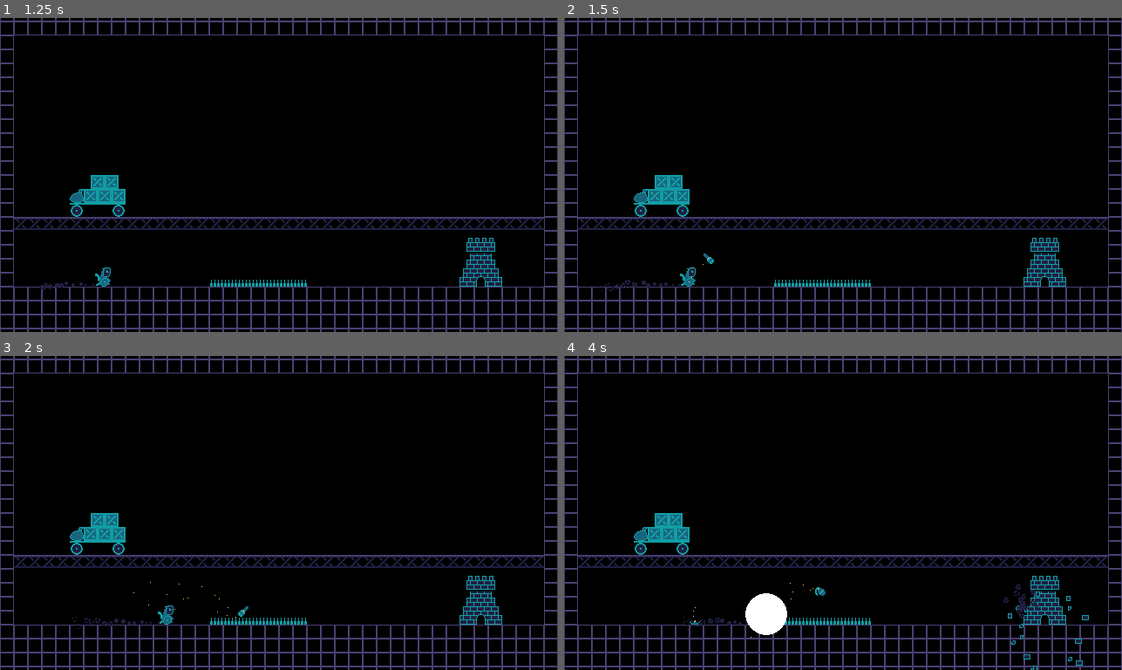
Above: before the commit, frames 1-4 (two rows, left to right).
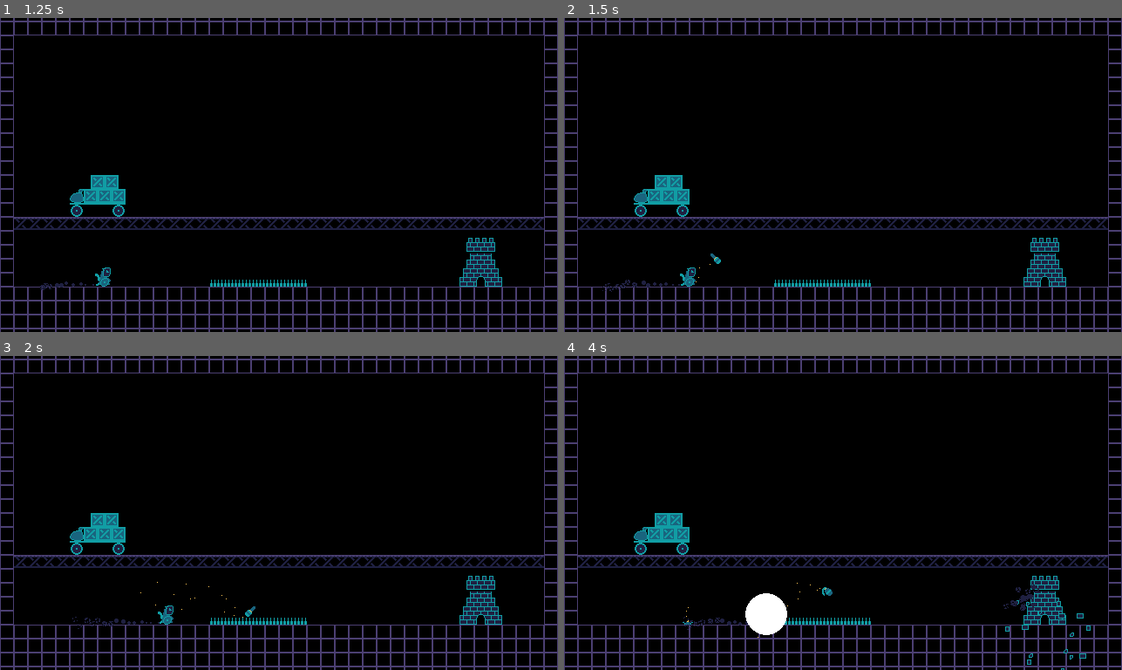
Above: after the commit, the same moments.

Repository: eldskald/acerola-jam-0
Game: Godot game, scene res://main.tscn
Two runs of this game, one before a commit and one after it. Both use one fixed random seed, a clock stepped at 60 frames per second and the inputs below.
Inputs:
- Up to frame 1 (1.25 s): tap Enter at 0.5 s; hold D (move_right) from 0.53 s (still down); hold S (look_down) from 0.53 s (still down)
- Up to frame 2 (1.5 s): keep holding D (move_right); release S (look_down) at 1.28 s; tap K (throw_grenade) at 1.35 s
- Up to frame 3 (2 s): keep holding D (move_right)
- Up to frame 4 (4 s): release D (move_right) at 2.03 s; hold A (move_left) 2.03-2.78 s; tap J (throw_mine) at 2.1 s; hold D (move_right) from 2.78 s (still down); tap S (look_down) at 2.85 s; tap K (throw_grenade) at 3.6 s

Frame 1 is identical in both runs. In frame 2, less than 0.1% of the frame differs, in the area x 22-29%, y 75-85%; in frame 3, less than 0.1%; in frame 4, 0.6%, in the area x 21-95%, y 72-100%.

Commit message:
Fix throwing grenades straight into a wall launching up instead of back

Diff:
--- a/project/player/player.tscn
+++ b/project/player/player.tscn
@@ -273,7 +273,7 @@
 mine_scene = ExtResource("2_6hytv")
 grenade_scene = ExtResource("3_03kvf")
 bomb_throw_cooldown = 0.5
-launch_offset = Vector2(8, 0)
+launch_offset = Vector2(16, 0)
 mine_throw_speed = Vector2(120, -120)
 grenade_throw_speed_forward = Vector2(225, -225)
 grenade_throw_speed_down = Vector2(0, 225)
